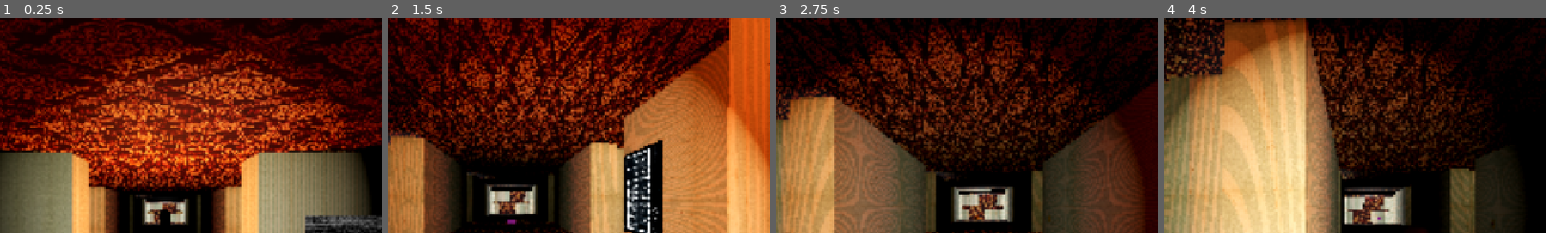
Above: before the commit, frames 1-4 (left to right).
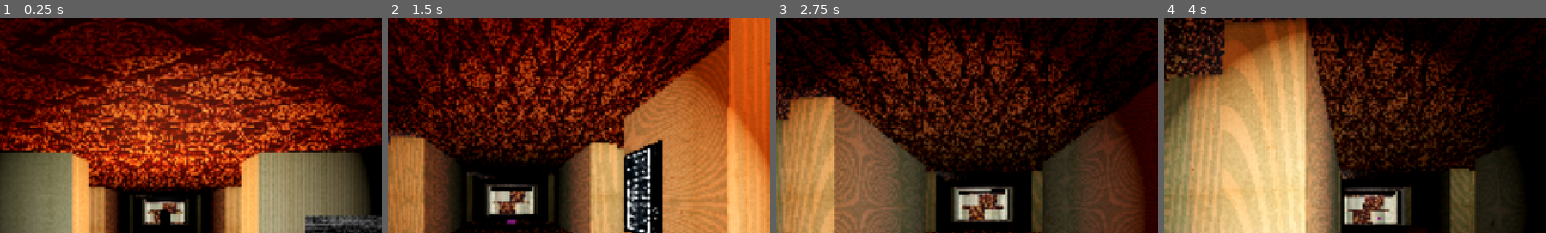
Above: after the commit, the same moments.

Repository: sergesvalov/alex_fight
Game: Godot game, scene res://scenes/levels/hotel_siberia/hotel_level.tscn
Two runs of this game, one before a commit and one after it. Both use one fixed random seed, a clock stepped at 60 frames per second and the inputs below.
Inputs (mouse positions are % of the whole screen's width and height, from its top left):
- Up to frame 1 (0.25 s): no input
- Up to frame 2 (1.5 s): move the mouse to (49, 52) at 0.52 s; hold Up (ui_up) from 0.53 s (still down); click (49, 52) at 0.6 s; move the mouse to (57, 51) at 1.27 s; click (57, 51) at 1.35 s
- Up to frame 3 (2.75 s): keep holding Up (ui_up); move the mouse to (42, 49) at 2.02 s; click (42, 49) at 2.1 s
- Up to frame 4 (4 s): move the mouse to (51, 50) at 2.77 s; release Up (ui_up) at 2.78 s; hold Left (ui_left) 2.78-3.53 s; click (51, 50) at 2.85 s; move the mouse to (46, 48) at 3.52 s; hold Up (ui_up) from 3.53 s (still down); click (46, 48) at 3.6 s
The pictures show only the part of the screen within x 28-78%, y 7-57%; the shares and areas given below are measured in that part.

The runs differ from the first frame. In frame 1, less than 0.1% of the frame differs, in the area x 48-49%, y 84-96%; in frame 2, 0.1%; in frame 3, 0.1%; in frame 4, 0.3%, in the area x 60-63%, y 79-96%.

Commit message:
feat: add north-east elevator lobby and maintenance room geometry

Diff:
--- a/scenes/levels/hotel_siberia/hotel_level.tscn
+++ b/scenes/levels/hotel_siberia/hotel_level.tscn
@@ -257,11 +257,77 @@
 material = SubResource("StandardMaterial3D_wall")
 
 [node name="CorrWallE4" type="CSGBox3D" parent="NavigationRegion3D/HotelGeometry"]
-transform = Transform3D(1, 0, 0, 0, 1, 0, 0, 0, 1, 3.5, 2, -42)
-use_collision = true
-collision_layer = 2
-size = Vector3(1, 4, 6)
-material = SubResource("StandardMaterial3D_wall")
+transform = Transform3D(1, 0, 0, 0, 1, 0, 0, 0, 1, 3.5, 2, -39.75)
+use_collision = true
+collision_layer = 2
+size = Vector3(1, 4, 1.5)
+material = SubResource("StandardMaterial3D_wall")
+
+
+[node name="SideCorridorFloor" type="CSGBox3D" parent="NavigationRegion3D/HotelGeometry"]
+transform = Transform3D(1, 0, 0, 0, 1, 0, 0, 0, 1, 7.5, 0, -42.5)
+use_collision = true
+collision_layer = 2
+size = Vector3(9, 0.5, 4)
+material = SubResource("StandardMaterial3D_floor")
+
+[node name="SideCorridorCeiling" type="CSGBox3D" parent="NavigationRegion3D/HotelGeometry"]
+transform = Transform3D(1, 0, 0, 0, 1, 0, 0, 0, 1, 7.5, 4.25, -42.5)
+use_collision = true
+collision_layer = 2
+size = Vector3(9, 0.5, 4)
+material = SubResource("StandardMaterial3D_floor")
+
+[node name="ElevatorWallS" type="CSGBox3D" parent="NavigationRegion3D/HotelGeometry"]
+transform = Transform3D(1, 0, 0, 0, 1, 0, 0, 0, 1, 7.5, 2, -44.5)
+use_collision = true
+collision_layer = 2
+size = Vector3(9, 4, 1)
+material = SubResource("StandardMaterial3D_wall")
+
+[node name="ElevatorDoorHole" type="CSGBox3D" parent="NavigationRegion3D/HotelGeometry/ElevatorWallS"]
+transform = Transform3D(1, 0, 0, 0, 1, 0, 0, 0, 1, 0, -0.75, 0)
+operation = 2
+size = Vector3(3, 2.5, 2)
+
+[node name="ElevatorShaft" type="CSGBox3D" parent="NavigationRegion3D/HotelGeometry"]
+transform = Transform3D(1, 0, 0, 0, 1, 0, 0, 0, 1, 7.5, 2, -47.5)
+use_collision = true
+collision_layer = 2
+size = Vector3(6, 4, 5)
+material = SubResource("StandardMaterial3D_wall")
+flip_faces = true
+
+[node name="MaintenanceWallW" type="CSGBox3D" parent="NavigationRegion3D/HotelGeometry"]
+transform = Transform3D(1, 0, 0, 0, 1, 0, 0, 0, 1, 12, 2, -42.5)
+use_collision = true
+collision_layer = 2
+size = Vector3(1, 4, 5)
+material = SubResource("StandardMaterial3D_wall")
+
+[node name="MaintenanceDoorHole" type="CSGBox3D" parent="NavigationRegion3D/HotelGeometry/MaintenanceWallW"]
+transform = Transform3D(1, 0, 0, 0, 1, 0, 0, 0, 1, 0, -0.75, 0)
+operation = 2
+size = Vector3(2, 2.5, 1.5)
+
+[node name="MaintenanceRoom" type="CSGBox3D" parent="NavigationRegion3D/HotelGeometry"]
+transform = Transform3D(1, 0, 0, 0, 1, 0, 0, 0, 1, 15, 2, -42.5)
+use_collision = true
+collision_layer = 2
+size = Vector3(6, 4, 5)
+material = SubResource("StandardMaterial3D_wall")
+flip_faces = true
+
+[node name="ElevatorLight" type="OmniLight3D" parent="NavigationRegion3D/HotelGeometry"]
+transform = Transform3D(1, 0, 0, 0, 1, 0, 0, 0, 1, 7.5, 3.5, -46)
+light_color = Color(0.9, 0.95, 1, 1)
+omni_range = 8.0
+
+[node name="MaintenanceLight" type="OmniLight3D" parent="NavigationRegion3D/HotelGeometry"]
+transform = Transform3D(1, 0, 0, 0, 1, 0, 0, 0, 1, 15, 3.5, -42.5)
+light_color = Color(1, 0.9, 0.7, 1)
+omni_range = 8.0
+
 
 [node name="DoubleRoomL1" parent="NavigationRegion3D/HotelGeometry" instance=ExtResource("double_room")]
 transform = Transform3D(1, 0, 0, 0, 1, 0, 0, 0, 1, -7.5, 0, -12.5)
